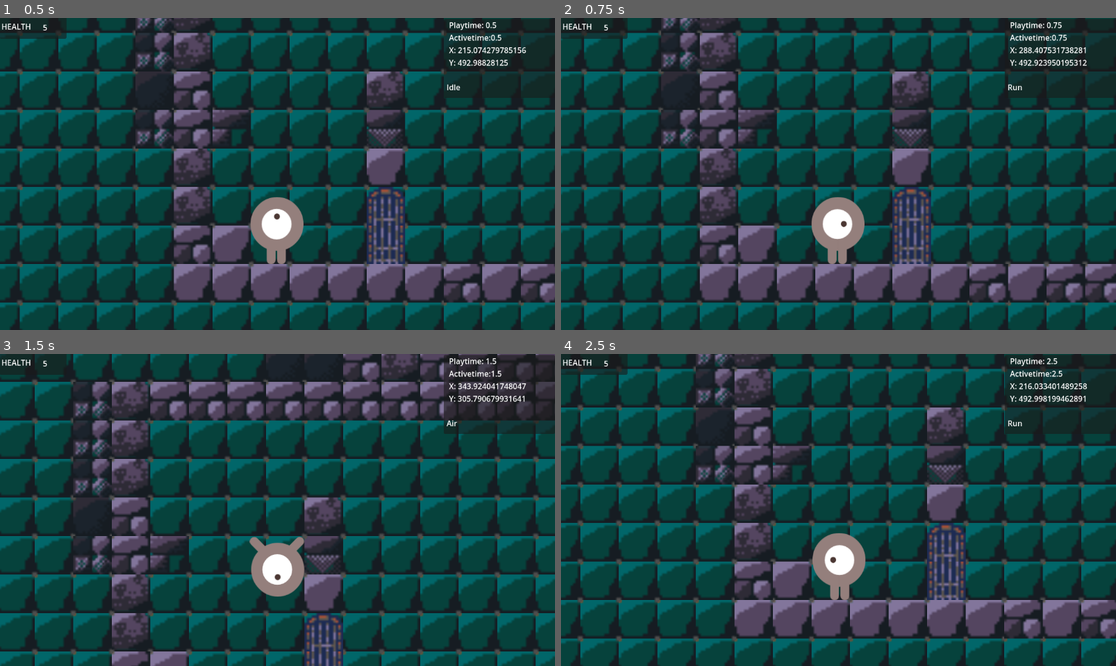
Above: before the commit, frames 1-4 (two rows, left to right).
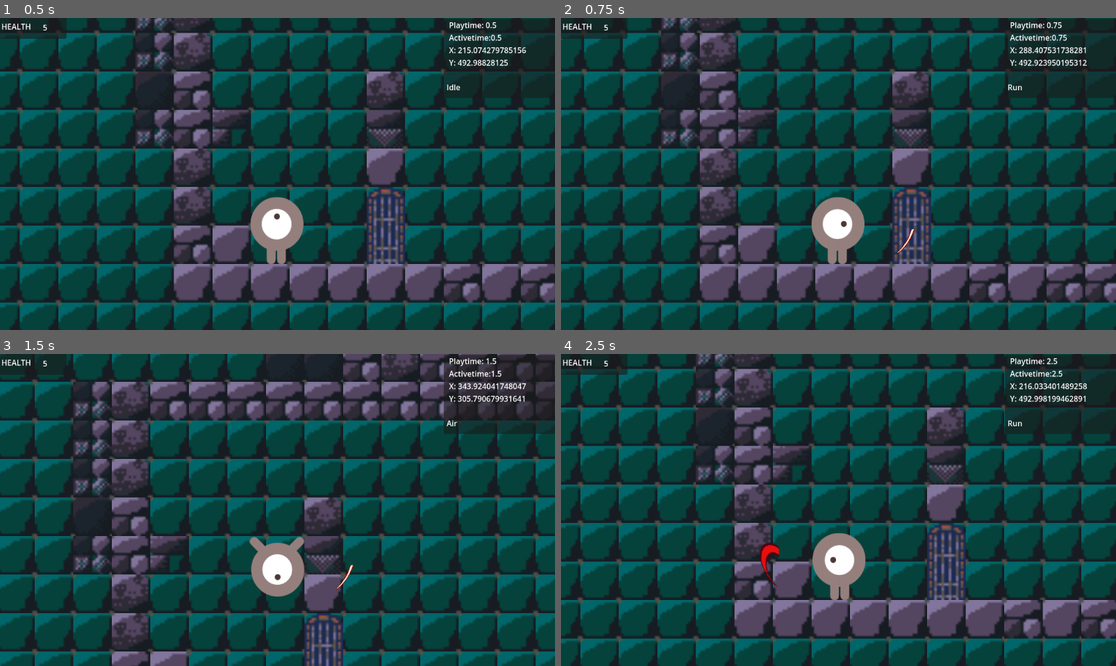
Above: after the commit, the same moments.

Repository: Odar-13/Puntformer
Game: Godot game, scene res://game.tscn
Same seed, same stepped clock (60 frames per second), same inputs: the game is played once before the commit and once after it.
Inputs:
- Up to frame 1 (0.5 s): no input
- Up to frame 2 (0.75 s): hold D (move_right) from 0.53 s (still down); tap F (attack) at 0.6 s
- Up to frame 3 (1.5 s): keep holding D (move_right); tap Space (jump) at 0.77 s; tap F (attack) at 1.35 s
- Up to frame 4 (2.5 s): tap Space (jump) at 1.52 s; release D (move_right) at 2.03 s; hold A (move_left) from 2.03 s (still down); hold Shift (dash) from 2.03 s (still down); tap F (attack) at 2.3 s

Frame 1 is identical in both runs. In frame 2, less than 0.1% of the frame differs, in the area x 60-64%, y 67-76%; in frame 3, less than 0.1%; in frame 4, 0.2%, in the area x 35-40%, y 60-75%.

Commit message:
Video Preparation

Diff:
--- a/attack.gd
+++ /dev/null
@@ -1,21 +0,0 @@
-extends PlayerState
-
-var attacking : bool = false
-
-func enter(_msg := {}) -> void:
-	print('ENTER ATTACK ',player.velocity,_msg)
-	attacking = true
-	get_node("../../SwordArea/AnimatedAttack").visible = true
-	get_node("../../SwordArea/AnimatedAttack").play("attack")
-	pass
-
-# Called every frame. 'delta' is the elapsed time since the previous frame.
-func _process(delta: float) -> void:
-		#if Input.is_action_pressed("move_left") or Input.is_action_pressed("move_right"):
-			#state_machine.transition_to("Run")
-	pass
-
-#func _on_animated_attack_animation_finished() -> void:
-	#attacking = false
-	#get_node("../../SwordArea/AnimatedAttack").visible = false
-	#state_machine.transition_to("Idle")
--- a/scenes/overworld.tscn
+++ b/scenes/overworld.tscn
@@ -62,7 +62,7 @@
 metadata/_edit_lock_ = true
 
 [node name="Spikes" parent="." instance=ExtResource("3_p12ov")]
-position = Vector2(1672, 256)
+position = Vector2(1304, 256)
 
 [node name="Door" parent="." instance=ExtResource("1_3fjv6")]
 position = Vector2(648, 440)
@@ -73,7 +73,7 @@
 position = Vector2(1216, 120)
 
 [node name="PlatformEnemy" parent="." instance=ExtResource("5_moamr")]
-position = Vector2(1544, 328)
+position = Vector2(1920, 328)
 
 [node name="Door2" parent="." instance=ExtResource("1_3fjv6")]
 position = Vector2(83, 441)
--- a/scenes/player.tscn
+++ b/scenes/player.tscn
@@ -192,7 +192,6 @@
 shape = SubResource("RectangleShape2D_5sf8e")
 
 [node name="HazardDetector" type="Area2D" parent="."]
-visible = false
 
 [node name="PlayerHurtBox" type="CollisionShape2D" parent="HazardDetector"]
 position = Vector2(1, 0)
@@ -200,7 +199,6 @@
 debug_color = Color(0.853488, 0.324045, 0.467902, 0.42)
 
 [node name="SwordArea" type="Area2D" parent="."]
-visible = false
 position = Vector2(208, 32)
 
 [node name="AnimatedAttack" type="AnimatedSprite2D" parent="SwordArea"]
Not shown: 1 places in scenes/door.tscn that only renumber resources
